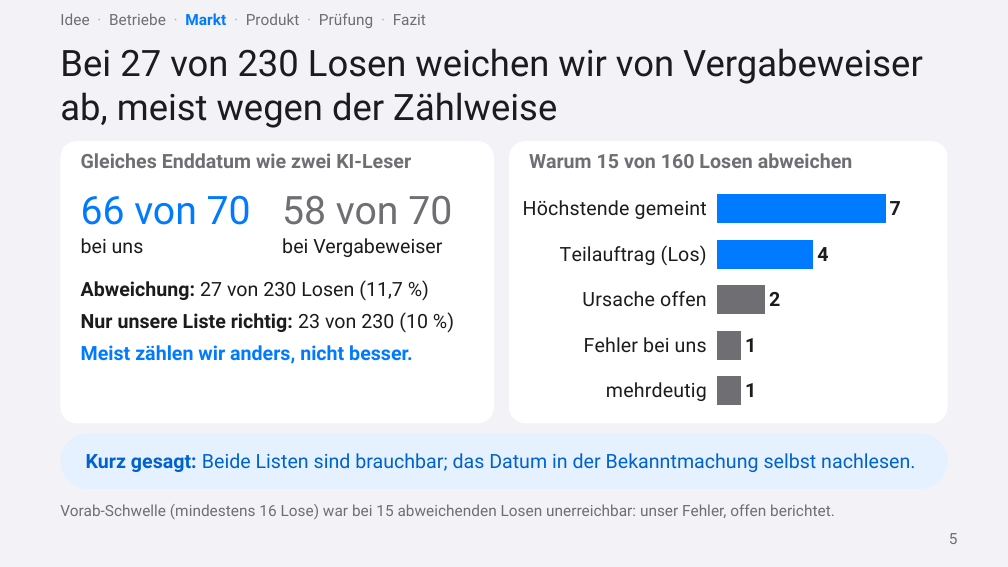
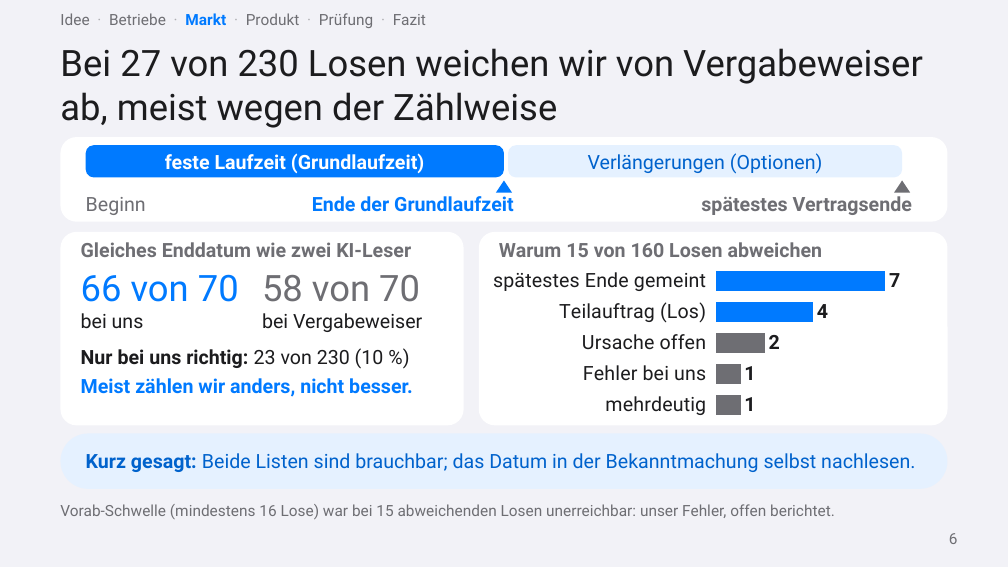
Before and after one commit to ludwigrichthammer9-web/vergabe_radar, a slide deck: slide 6 of docs/vortrag/vortrag_vergabe_radar.pptx (slide 5 before the commit). Drawn at 1008x567 pixels with LibreOffice and Linux fonts; fonts in the diff are those of the drawing. Boxes give left, top, right and bottom in pixels: in the first picture for what was removed or moved away, otherwise in the second. Text is boxed around its words. In the diff, an @@ line names an element or a change of style, - is before the commit and + after.

```diff
--- a/docs/vortrag/vortrag_vergabe_radar.pptx
+++ b/docs/vortrag/vortrag_vergabe_radar.pptx
@@ rounded rectangle added at (x1=60, y1=137, x2=948, y2=222), fill #FFFFFF @@
@@ rounded rectangle added at (x1=86, y1=145, x2=504, y2=177), fill #007AFF @@
@@ rounded rectangle added at (x1=508, y1=145, x2=902, y2=177), fill #E5F1FF @@
@@ text added at (x1=165, y1=153, x2=424, y2=173), 14 pt, text #FFFFFF, bold @@
+feste Laufzeit (Grundlaufzeit)
@@ text added at (x1=588, y1=153, x2=823, y2=174), 14 pt, text #0062CC @@
+Verlängerungen (Optionen)
@@ text added at (x1=86, y1=197, x2=146, y2=215), 14 pt, text #6E6E73 @@
+Beginn
@@ text added at (x1=312, y1=196, x2=514, y2=212), 14 pt, text #007AFF, bold @@
+Ende der Grundlaufzeit
@@ triangle added at (x1=496, y1=180, x2=512, y2=193), fill #007AFF @@
@@ text added at (x1=701, y1=196, x2=912, y2=215), 14 pt, text #6E6E73, bold @@
+spätestes Vertragsende
@@ triangle added at (x1=894, y1=180, x2=910, y2=193), fill #6E6E73 @@
@@ rounded rectangle at (x1=60, y1=232, x2=464, y2=425): proportions changed @@
@@ rounded rectangle resized from (x1=60, y1=141, x2=494, y2=423) to (x1=60, y1=232, x2=464, y2=425) @@
@@ text "Gleiches Enddatum wie zwei KI-Leser" moved from (x1=81, y1=153, x2=411, y2=168) to (x1=81, y1=242, x2=411, y2=257) @@
@@ rounded rectangle resized from (x1=509, y1=141, x2=948, y2=423) to (x1=479, y1=232, x2=948, y2=425) @@
@@ rounded rectangle at (x1=479, y1=232, x2=948, y2=425): proportions changed @@
@@ text "Warum 15 von 160 Losen ..." moved from (x1=529, y1=153, x2=853, y2=168) to (x1=499, y1=242, x2=823, y2=257) @@
@@ text "66 von 70" moved from (x1=81, y1=195, x2=251, y2=225) to (x1=81, y1=274, x2=239, y2=302) @@
@@ text "66 von 70" at (x1=81, y1=274, x2=239, y2=302): size 28 to 26 pt @@
@@ text "58 von 70" at (x1=262, y1=275, x2=420, y2=302): size 28 to 26 pt @@
@@ text "58 von 70" moved from (x1=282, y1=196, x2=452, y2=225) to (x1=262, y1=275, x2=420, y2=302) @@
@@ bar chart at (x1=484, y1=262, x2=942, y2=423) @@
-categories: Höchstende gemeint, Teilauftrag (Los), Ursache offen, Fehler bei uns, mehrdeutig
+categories: spätestes Ende gemeint, Teilauftrag (Los), Ursache offen, Fehler bei uns, mehrdeutig
@@ bar chart resized from (x1=514, y1=181, x2=942, y2=418) to (x1=484, y1=262, x2=942, y2=423) @@
@@ text "bei uns" moved from (x1=81, y1=238, x2=144, y2=254) to (x1=81, y1=313, x2=144, y2=329) @@
@@ text "bei Vergabeweiser" moved from (x1=282, y1=238, x2=442, y2=257) to (x1=262, y1=313, x2=422, y2=332) @@
@@ text at (x1=81, y1=348, x2=384, y2=369): text changed @@
-Abweichung: 27 von 230 Losen (11,7 %)
-Nur unsere Liste richtig: 23 von 230 (10 %)
+Nur bei uns richtig: 23 von 230 (10 %)
@@ text "Nur bei uns richtig: 23 ..." moved from (x1=81, y1=280, x2=428, y2=364) to (x1=81, y1=348, x2=413, y2=397) @@
@@ text at (x1=81, y1=378, x2=413, y2=397): less space between paragraphs @@
```
Also in this commit, not shown: 11 other slides changed, 4 slides added, 1 slide removed, 2 other files.
